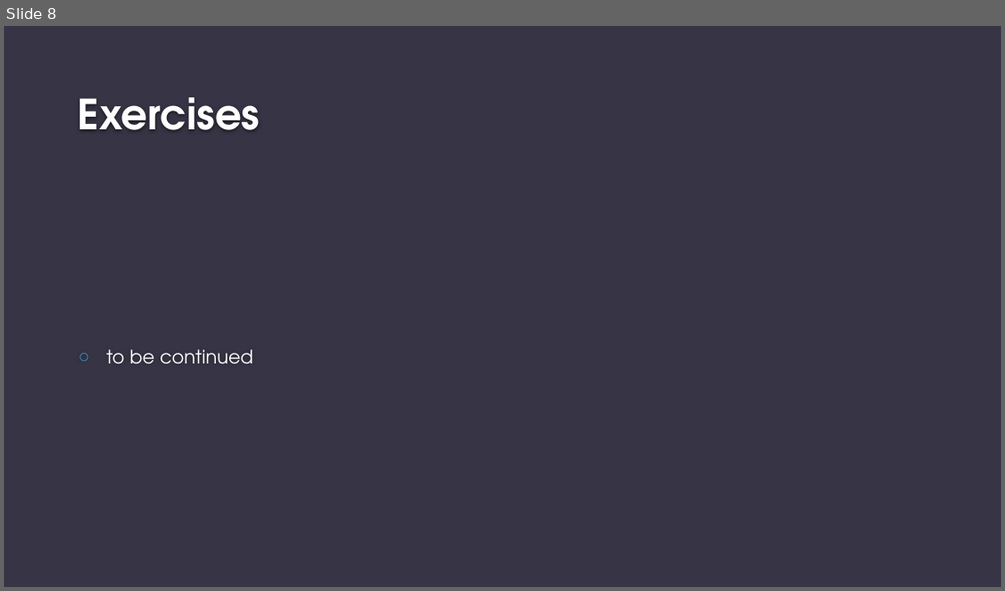
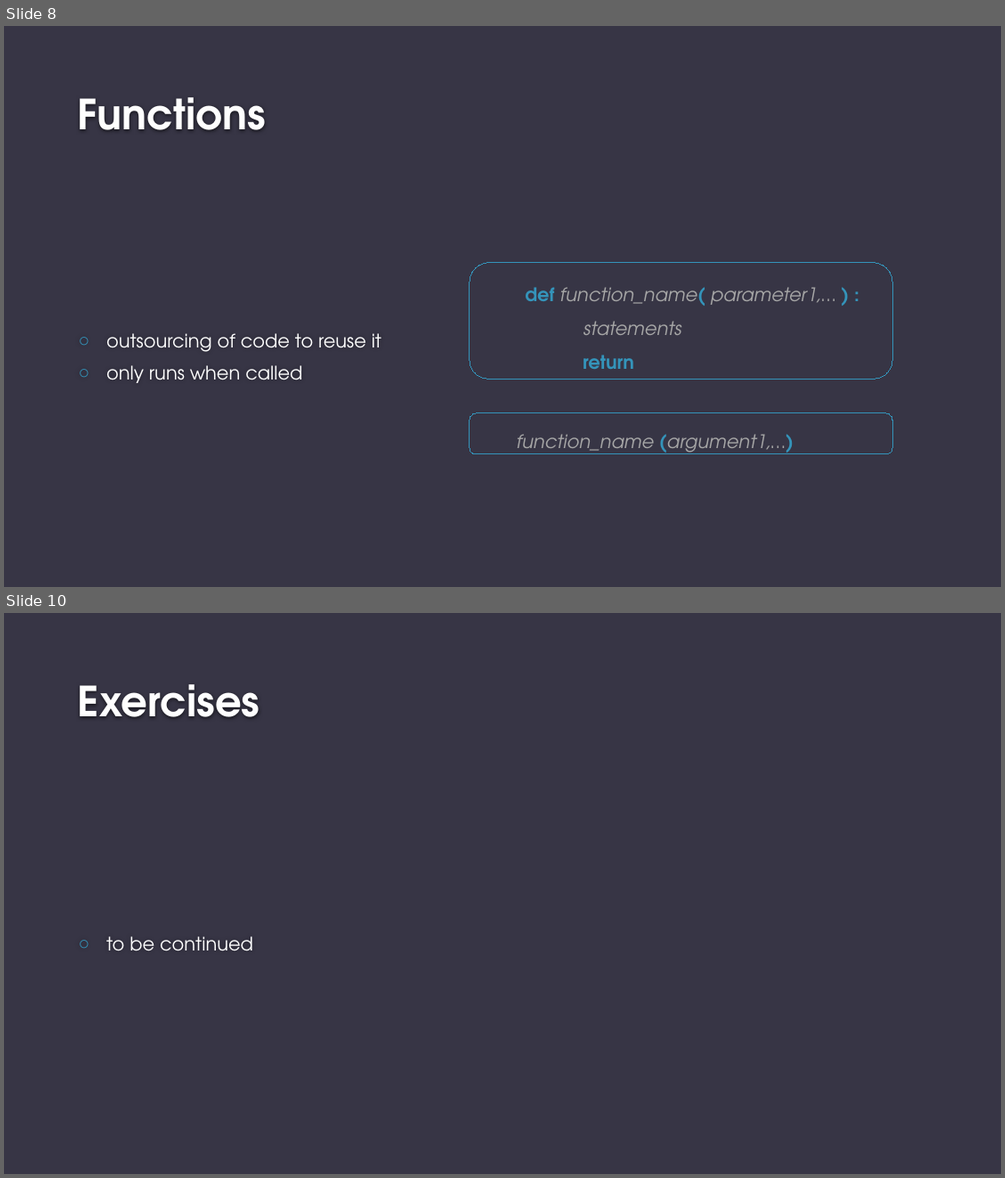
Before and after one commit to eliaruehle/py_course, a slide deck: open_repo/unit3_statements.pptx. Shown one above the other, each under a label of ours: slide 8 before the commit, slides 8 and 10 after it; the slides between them are not shown. The pictures are 1005x591 and 1005x1178 pixels, drawn with LibreOffice and Linux fonts; fonts in the diff are those of the drawing; background and template pictures are left out. Boxes give left, top, right and bottom in pixels: in the first picture for what was removed or moved away, otherwise in the second. Text is boxed around its words. In the diff, an @@ line names an element or a change of style, - is before the commit and + after.

```diff
--- a/open_repo/unit3_statements.pptx
+++ b/open_repo/unit3_statements.pptx
@@ slide 8 added at [4,26,1001,587], background #373545 @@
@@ title added at [78,97,266,130], 40 pt, text #FEFEFE, bold @@
+Functions
@@ rounded rectangle added at [469,263,892,379], outline #3494BA 0.75 pt, 18 pt, text #A6A6A6, italic @@
+  def function_name( parameter1,… ) :
+  statements
+  return
@@ text added at [106,333,381,383], 18 pt, text #FFFFFF @@
+○ outsourcing of code to reuse it
+○ only runs when called
@@ rounded rectangle added at [469,413,892,454], outline #3494BA 0.75 pt, 18 pt, text #A6A6A6, italic @@
+  function_name (argument1,…)
@@ what was slide 8 is now slide 10 @@
```
Also in this commit, not shown: 1 slide changed, 1 other slide added, 4 other files.
